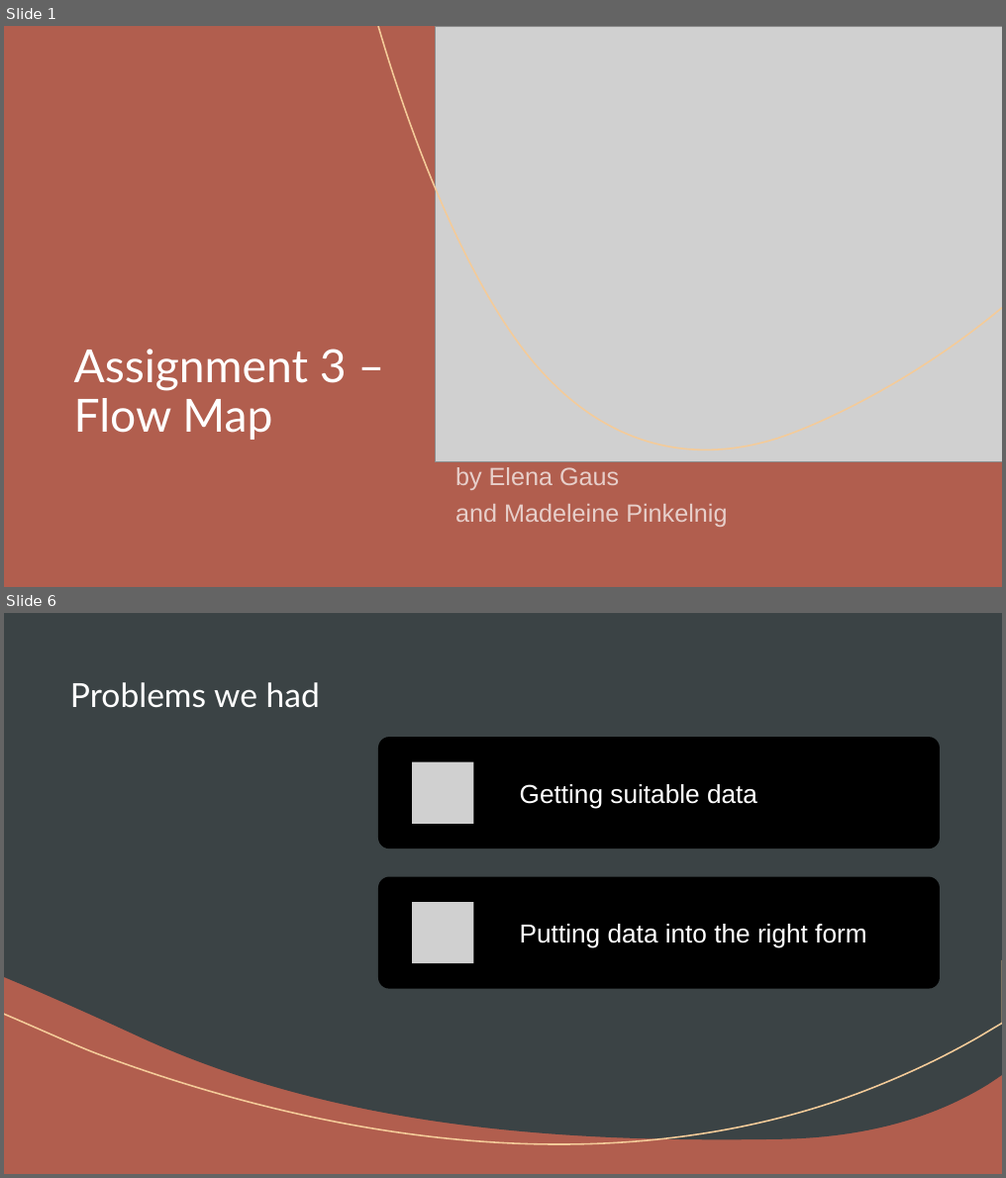
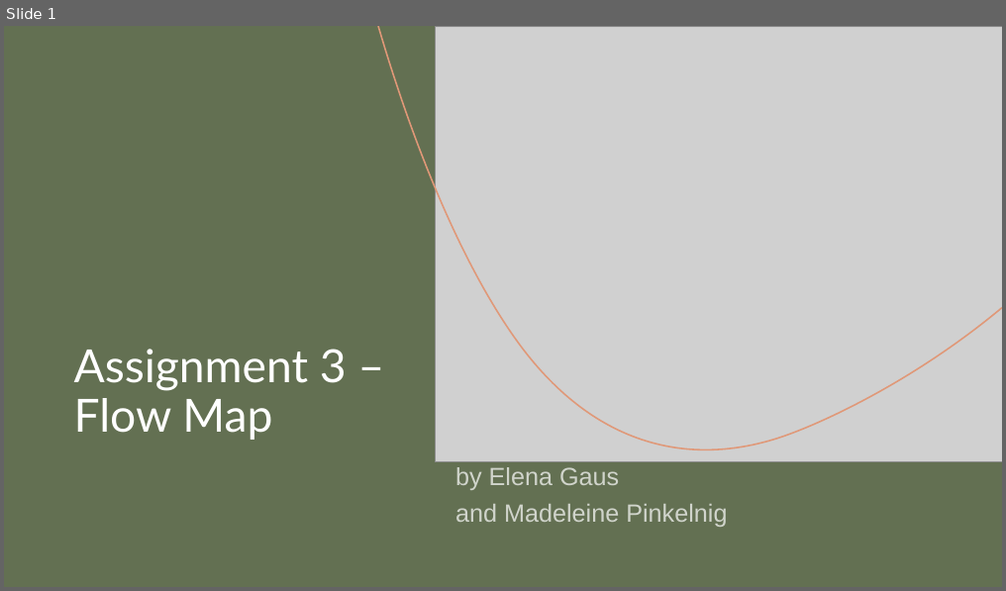
Before and after one commit to MadeByMel/geovisualisation, a slide deck: project_presentation.pptx. Shown one above the other, each under a label of ours: slides 1 and 6 before the commit, slide 1 after it; the slides between them are not shown. The pictures are 1006x1178 and 1006x591 pixels, drawn with LibreOffice and Linux fonts; fonts in the diff are those of the drawing; grey boxes stand for pictures. Boxes give left, top, right and bottom in pixels: in the first picture for what was removed or moved away, otherwise in the second. Text is boxed around its words. In the diff, an @@ line names an element or a change of style, - is before the commit and + after.

```diff
--- a/project_presentation.pptx
+++ b/project_presentation.pptx
@@ slide 6 removed at box(4, 613, 1002, 1174), background #B15E4E; not listed: 3 template elements that a slide beside it also shows @@
@@ rectangle removed at box(4, 613, 1002, 1174) @@
@@ freeform shape removed at box(4, 613, 1002, 1140) @@
@@ freeform shape removed at box(4, 613, 1002, 1174) @@
@@ title removed at box(70, 682, 320, 708) @@
-Problems we had
@@ group removed at box(378, 737, 940, 989): 2 rounded rectangles, 2 pictures, 2 texts @@
-Getting suitable data
-Putting data into the right form
@@ slide 1 changed as well @@
@@ background #B15E4E to #637052 @@
@@ rectangle at box(4, 26, 1002, 587): fill #B15E4E to #637052 @@
@@ freeform shape at box(378, 26, 1002, 451): outline #F4CB99 1.5 pt to #E09878 1.5 pt @@
@@ freeform shape at box(4, 82, 41, 216): fill #C5B096 to #E48312 @@
@@ freeform shape at box(602, 529, 963, 587): outline #A9AEA7 1 pt to #9B8357 1 pt @@
@@ freeform shape at box(672, 537, 1002, 587): fill #3B4345 to #94A088 @@
```
Also in this commit, not shown: 3 other slides changed, 4 slides added, 2 other slides removed.
